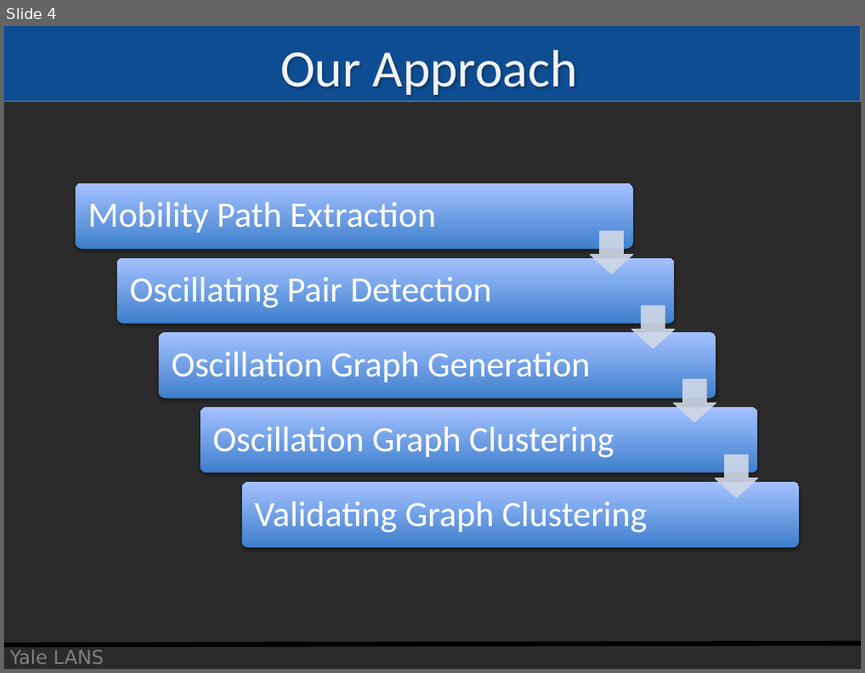
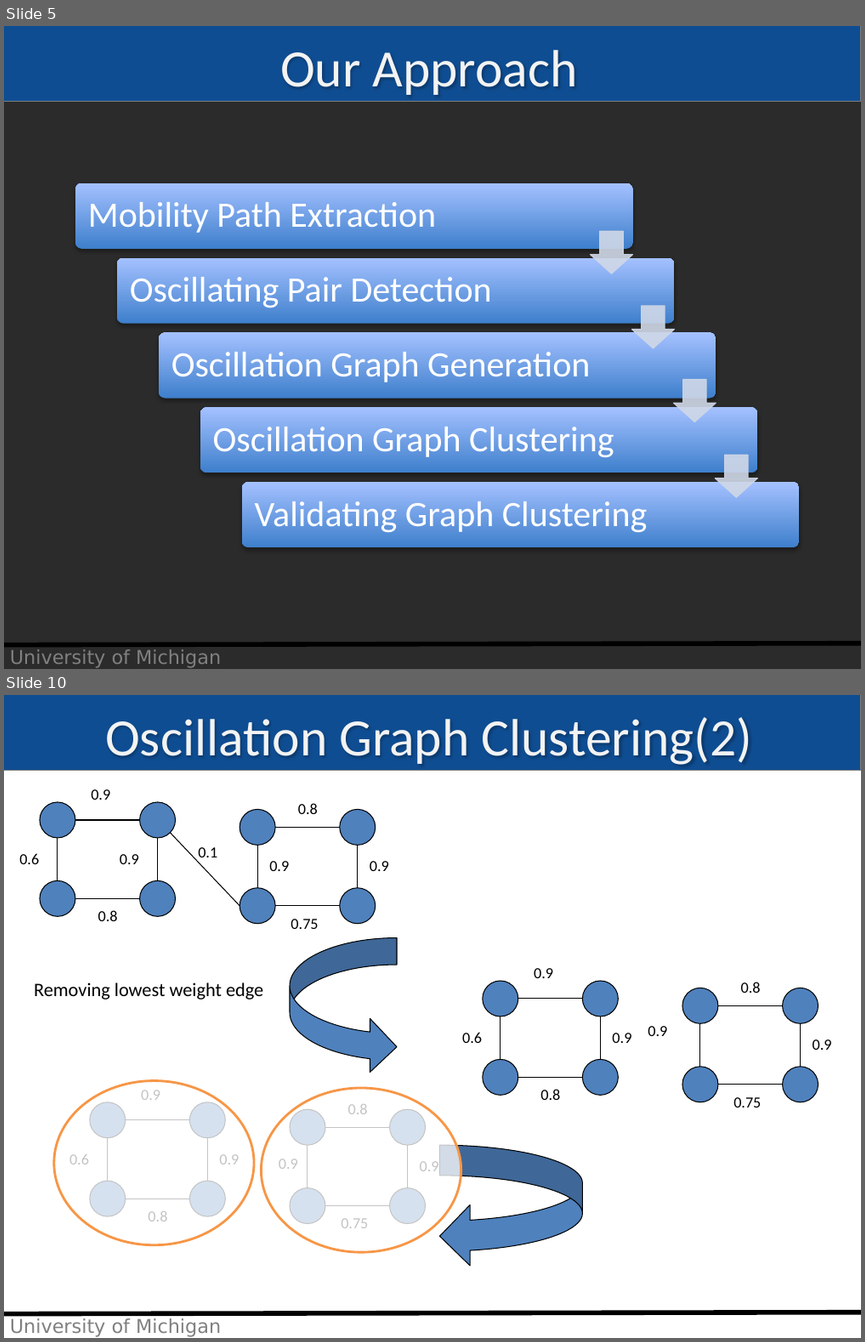
Before and after one commit to imehrdad2012/EECS589, a slide deck: Presentation/moradi_class19.pptx. Shown one above the other, each under a label of ours: slide 4 before the commit, slides 5 and 10 after it; the slides between them are not shown. The pictures are 865x673 and 865x1342 pixels, drawn with LibreOffice and Linux fonts; fonts in the diff are those of the drawing; background and template pictures are left out; a plain dark background stands for a picture behind light text. Boxes give left, top, right and bottom in pixels: in the first picture for what was removed or moved away, otherwise in the second. Text is boxed around its words. In the diff, an @@ line names an element or a change of style, - is before the commit and + after.

```diff
--- a/Presentation/moradi_class19.pptx
+++ b/Presentation/moradi_class19.pptx
@@ slide 10 added at (4, 695, 861, 1338), background picture (left out); not listed: 3 template elements that a slide beside it also shows @@
@@ title added at (105, 717, 752, 765), 44 pt, text #F3F3F3 @@
+Oscillation Graph Clustering(2)
@@ text added at (120, 854, 139, 864), 13 pt, text #000000 @@
+0.9
@@ text added at (269, 861, 289, 871), 13 pt, text #000000 @@
+0.9
@@ group added at (19, 789, 389, 929): 9 lines, 8 ellipses, 7 texts @@
+0.6
+0.9
+0.8
+0.1
+0.8
+0.75
+0.9
@@ curved right arrow added at (290, 937, 397, 1073), fill #4F81BD, outline #000000 0.75 pt @@
@@ text added at (34, 982, 263, 999), 16 pt, text #000000 @@
+Removing lowest weight edge
@@ text added at (647, 1026, 667, 1036), 13 pt, text #000000 @@
+0.9
@@ text added at (612, 1032, 631, 1043), 13 pt, text #000000 @@
+0.9
@@ group added at (462, 968, 832, 1107): 8 ellipses, 8 lines, 6 texts @@
+0.6
+0.9
+0.8
+0.8
+0.75
+0.9
@@ ellipse added at (53, 1081, 253, 1245), fill #FFFFFF at 77% opacity, outline #F79646 2 pt @@
@@ ellipse added at (261, 1088, 460, 1252), fill #FFFFFF at 77% opacity, outline #F79646 2 pt @@
@@ curved left arrow added at (439, 1145, 582, 1266), fill #4F81BD, outline #000000 0.75 pt @@
@@ group added at (69, 1089, 439, 1228): 8 texts, 8 ellipses, 8 lines @@
+0.9
+0.6
+0.9
+0.8
+0.8
+0.75
+0.9
+0.9
@@ what was slide 4 is now slide 5 @@
@@ slide 5 changed as well @@
@@ text removed at (10, 649, 103, 664) @@
-Yale LANS
@@ text added at (10, 649, 221, 668), 16 pt, text #808080 @@
+University of Michigan
```
Also in this commit, not shown: 6 other slides changed, 2 other slides added, 1 slide removed.
